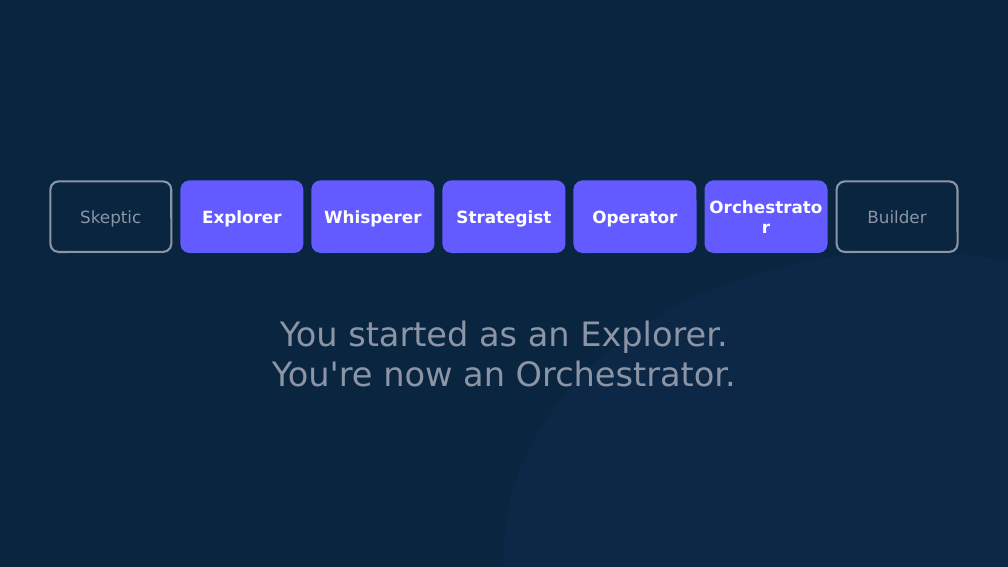
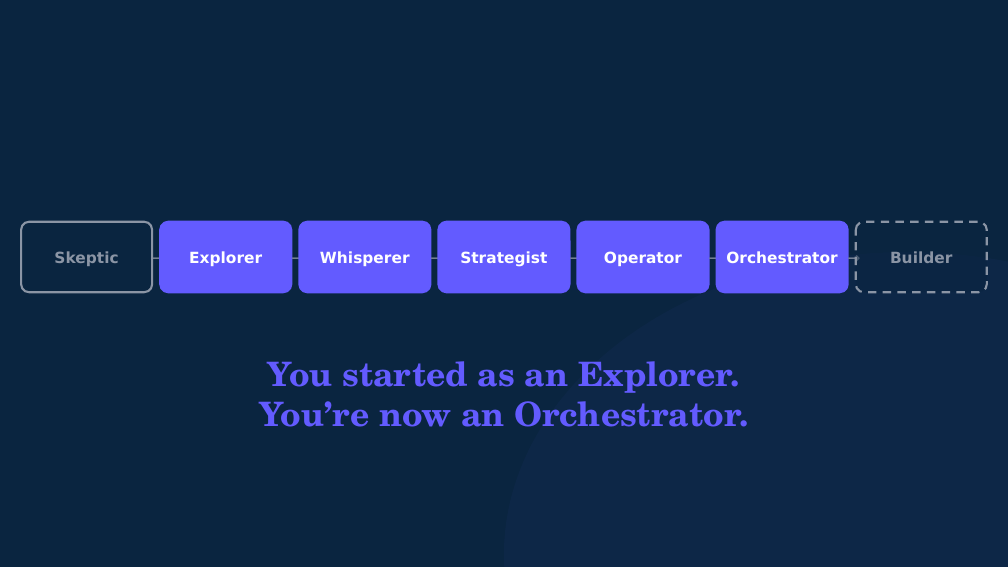
Before and after one commit to michaelengland/ai-best-practices, a slide deck: slide 24 of decks/workshop-2-orchestrator/workshop-2-orchestrator.pptx. Drawn at 1008x567 pixels with LibreOffice and Linux fonts; fonts in the diff are those of the drawing. Boxes give left, top, right and bottom in pixels: in the first picture for what was removed or moved away, otherwise in the second. Text is boxed around its words. In the diff, an @@ line names an element or a change of style, - is before the commit and + after.

```diff
--- a/decks/workshop-2-orchestrator/workshop-2-orchestrator.pptx
+++ b/decks/workshop-2-orchestrator/workshop-2-orchestrator.pptx
@@ text "Skeptic": place and size @@
-text "Skeptic" at [80,210,141,227]
+text "Skeptic" at [54,251,118,266]
@@ text "Skeptic" at [54,251,118,266]: size 12 to 11 pt, bold on @@
@@ rounded rectangle: place and size @@
-rounded rectangle at [50,181,171,252]
+rounded rectangle at [21,222,152,292]
@@ rounded rectangle at [21,222,152,292]: fill #0A2540 to #0A2540 at 50% opacity @@
@@ text added at [152,222,160,292], 11 pt, text #8B95A5 @@
+→
@@ text "Explorer": place and size @@
-text "Explorer" at [202,210,281,227]
+text "Explorer" at [189,251,262,266]
@@ rounded rectangle: place and size @@
-rounded rectangle at [181,181,302,252]
+rounded rectangle at [160,222,291,292]
@@ text added at [291,222,299,292], 11 pt, text #8B95A5 @@
+→
@@ text "Whisperer": place and size @@
-text "Whisperer" at [324,210,421,227]
+text "Whisperer" at [320,251,410,266]
@@ rounded rectangle: place and size @@
-rounded rectangle at [444,181,564,252]
+rounded rectangle at [299,222,430,292]
@@ text added at [430,222,438,292], 11 pt, text #8B95A5 @@
+→
@@ text "Strategist": place and size @@
-text "Strategist" at [456,210,551,227]
+text "Strategist" at [460,251,547,267]
@@ rounded rectangle: place and size @@
-rounded rectangle at [312,181,433,252]
+rounded rectangle at [438,222,570,292]
@@ text added at [570,222,578,292], 11 pt, text #8B95A5 @@
+→
@@ text "Operator": place and size @@
-text "Operator" at [592,210,677,227]
+text "Operator" at [604,251,682,266]
@@ rounded rectangle: place and size @@
-rounded rectangle at [575,181,696,252]
+rounded rectangle at [578,222,709,292]
@@ text added at [709,222,717,292], 11 pt, text #8B95A5 @@
+→
@@ size 12 to 11 pt in 5 elements at [460,251,547,267], [320,251,410,266], [604,251,682,266], [189,251,262,266], [726,251,837,263] @@
@@ text "Orchestrator": place and size @@
-text "Orchestrator" at [706,181,827,252]
+text "Orchestrator" at [726,251,837,263]
@@ rounded rectangle: place and size @@
-rounded rectangle at [706,181,827,252]
+rounded rectangle at [717,222,848,292]
@@ text added at [848,222,856,292], 11 pt, text #8B95A5 @@
+→
@@ text "Builder" at [890,251,952,263]: size 12 to 11 pt, bold on @@
@@ text "Builder": place and size @@
-text "Builder" at [867,210,926,223]
+text "Builder" at [890,251,952,263]
@@ rounded rectangle: place and size @@
-rounded rectangle at [837,181,958,252]
+rounded rectangle at [856,222,987,292]
@@ rounded rectangle at [856,222,987,292]: fill #0A2540 to #0A2540 at 50% opacity; outline #8B95A5 1.5 pt to #8B95A5 1.5 pt dashed @@
@@ text "You started as an Explorer.": place and size @@
-text "You started as an Explorer." at [272,320,736,387]
+text "You started as an Explorer." at [259,361,748,427]
@@ text at [268,361,740,393]: font DejaVu Sans to TeX Gyre Schola, text colour #8B95A5 to #635BFF, bold on in "You started as an Explorer." @@
@@ text at [259,392,748,427]: text changed; font DejaVu Sans to TeX Gyre Schola; text colour #8B95A5 to #635BFF; bold on @@
-You're now an Orchestrator.
+You’re now an Orchestrator.
```
Also in this commit, not shown: 1 other slide changed, 12 other files.
